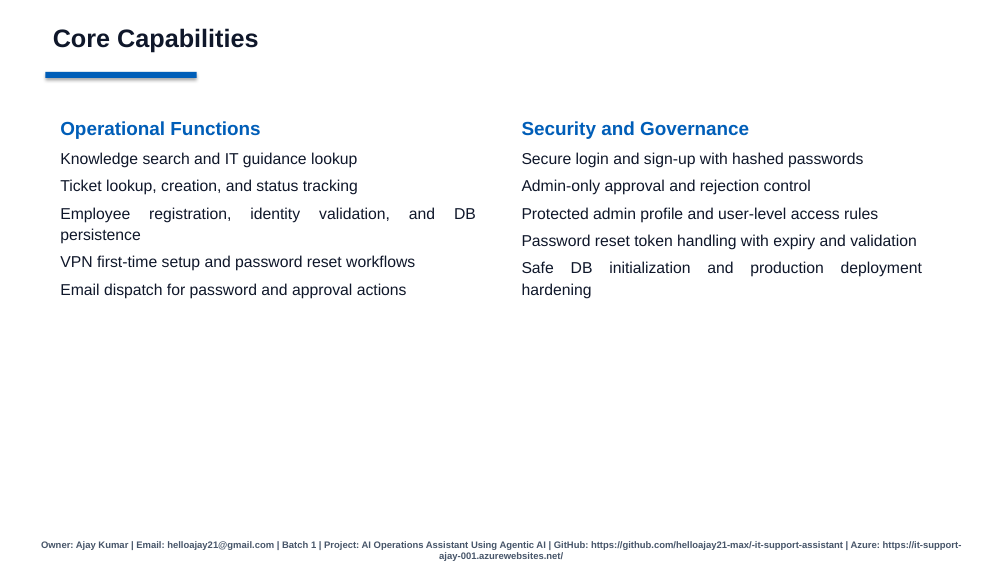
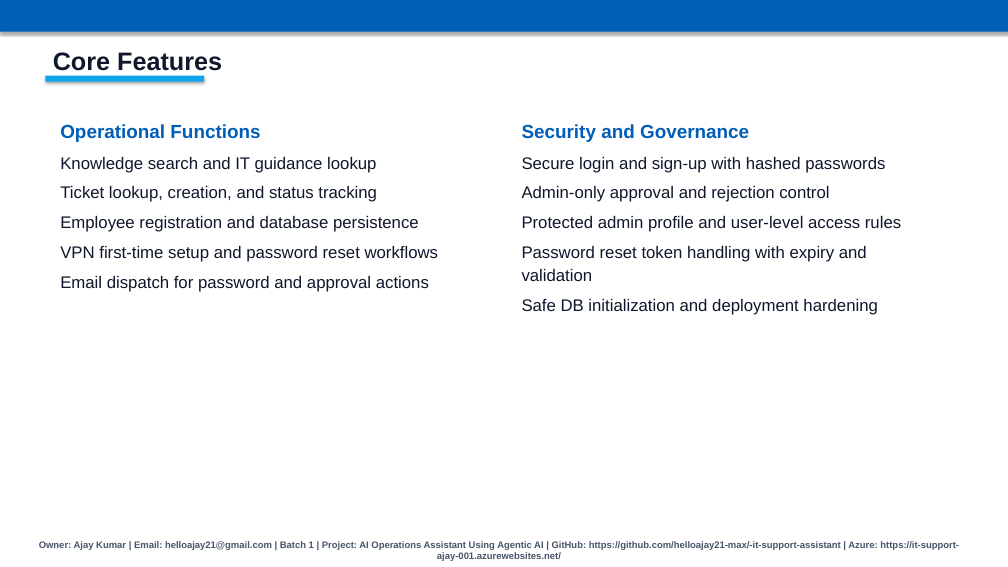
Before and after one commit to helloajay21-max/-it-support-assistant, a slide deck: slide 5 of AI_Operations_Assistant_Presentation.pptx (slide 4 before the commit). Drawn at 1008x567 pixels with LibreOffice and Linux fonts; fonts in the diff are those of the drawing. Boxes give left, top, right and bottom in pixels: in the first picture for what was removed or moved away, otherwise in the second. Text is boxed around its words. In the diff, an @@ line names an element or a change of style, - is before the commit and + after.

```diff
--- a/AI_Operations_Assistant_Presentation.pptx
+++ b/AI_Operations_Assistant_Presentation.pptx
@@ rectangle added at bbox=[0, 0, 1008, 32], fill #005EB8 @@
@@ text at bbox=[53, 52, 222, 76]: text changed @@
-Core Capabilities
+Core Features
@@ rectangle: place and size @@
-rectangle at bbox=[45, 72, 197, 78]
+rectangle at bbox=[45, 76, 204, 82]
@@ rectangle at bbox=[45, 76, 204, 82]: fill #005EB8 to #0EA5E9 @@
@@ text at bbox=[60, 124, 439, 292]: size 15 to 16 pt in "Knowledge search and IT guidance lookup", "Ticket lookup, creation, and status tracking", "VPN first-time setup and password reset workflows", "Email dispatch for password and approval actions"; line spacing 1 to 1.12; more space between paragraphs; alignment justified to left @@
@@ text at bbox=[522, 124, 901, 281]: size 15 to 16 pt in "Secure login and sign-up with hashed passwords", "Admin-only approval and rejection control", "Protected admin profile and user-level access rules", "Password reset token handling with expiry and ..."; line spacing 1 to 1.12; more space between paragraphs; alignment justified to left @@
@@ text at bbox=[60, 216, 419, 232]: text changed; size 15 to 16 pt @@
-Employee registration, identity validation, and DB persistence
+Employee registration and database persistence
@@ text at bbox=[522, 299, 878, 315]: text changed; size 15 to 16 pt @@
-Safe DB initialization and production deployment hardening
+Safe DB initialization and deployment hardening
```
Also in this commit, not shown: 5 other slides changed, 1 slide added, 1 slide removed.
